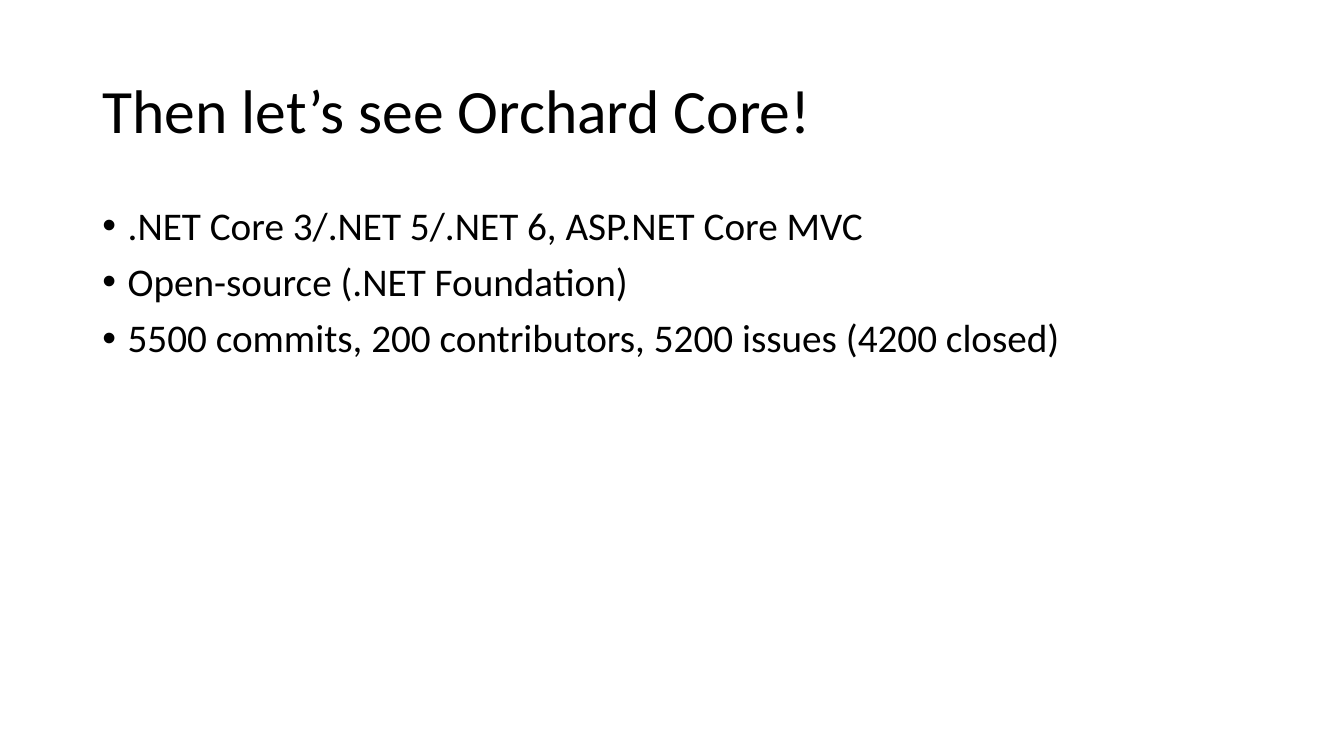
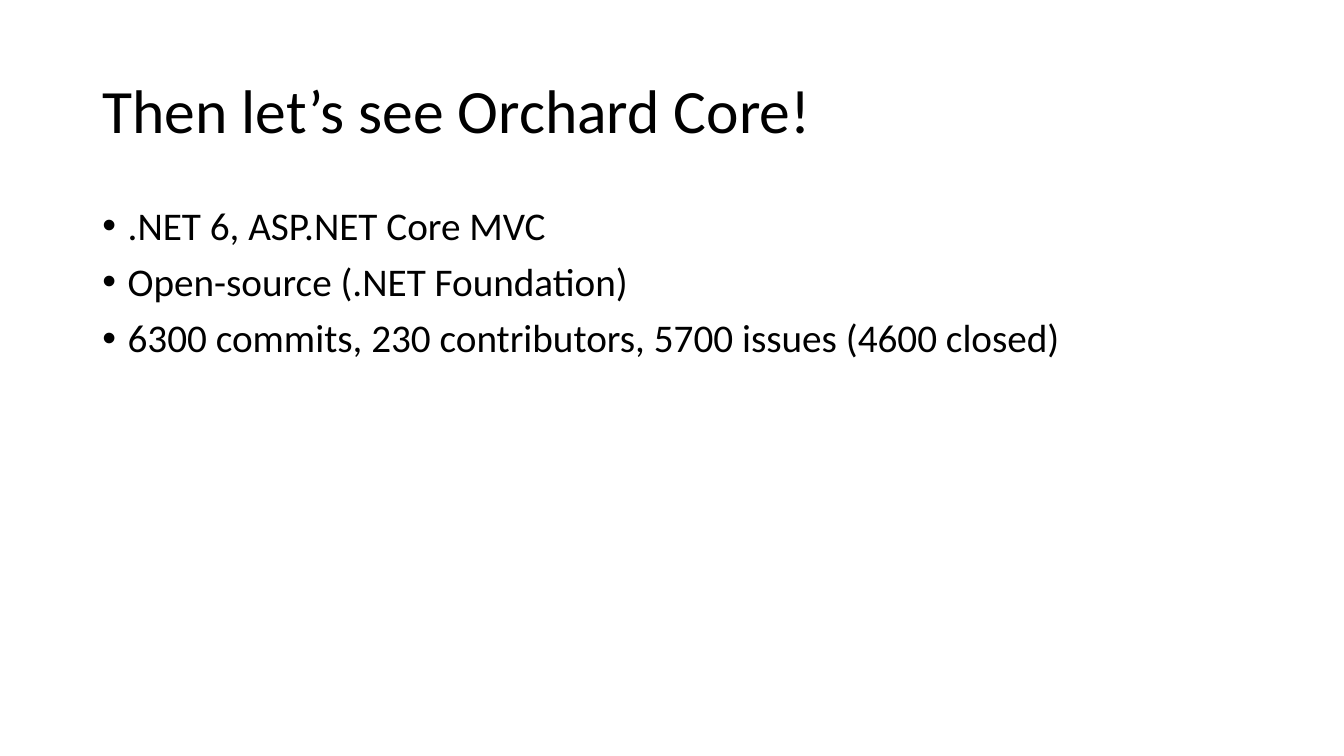
Before and after one commit to Lombiq/Orchard-Ambassadors-Toolbox, a slide deck: slide 4 of IntroductoryTalkTemplate/Orchard Core CMS introductory talk.pptx. Drawn at 1344x756 pixels with LibreOffice and Linux fonts; fonts in the diff are those of the drawing. Boxes give left, top, right and bottom in pixels: in the first picture for what was removed or moved away, otherwise in the second. Text is boxed around its words. In the diff, an @@ line names an element or a change of style, - is before the commit and + after.

```diff
--- a/IntroductoryTalkTemplate/Orchard Core CMS introductory talk.pptx
+++ b/IntroductoryTalkTemplate/Orchard Core CMS introductory talk.pptx
@@ text at (128, 213, 545, 245): text changed @@
-• .NET Core 3/.NET 5/.NET 6, ASP.NET Core MVC
+• .NET 6, ASP.NET Core MVC
@@ text at (128, 323, 1059, 358): text changed @@
-• 5500 commits, 200 contributors, 5200 issues (4200 closed)
+• 6300 commits, 230 contributors, 5700 issues (4600 closed)
```
Also in this commit, not shown: 2 other slides changed.
